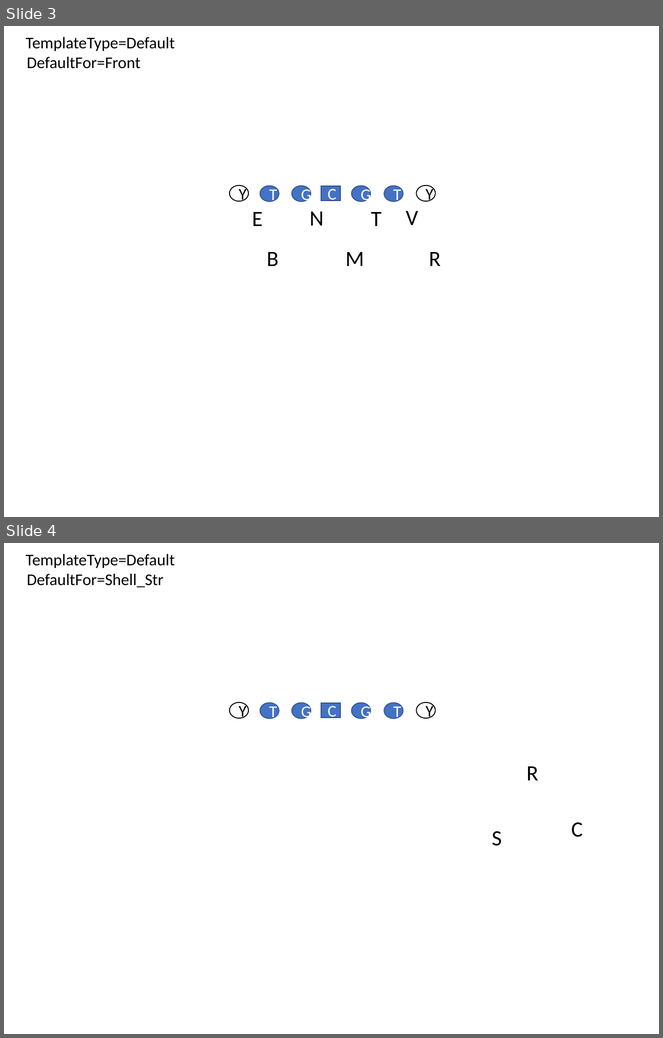
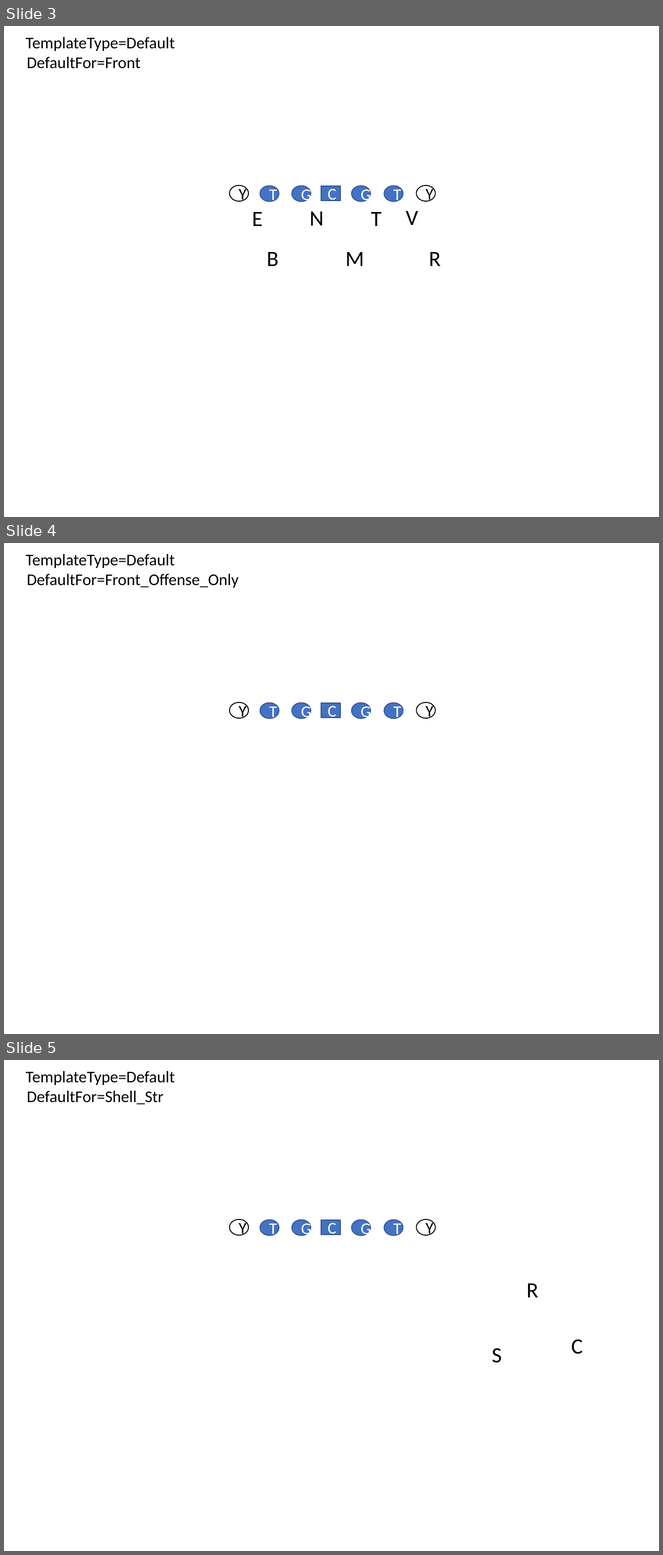
Before and after one commit to Aceplace/VBAScoutDCard, a slide deck: default_templates.pptx. Shown one above the other, each under a label of ours: slides 3 and 4 before the commit, slides 3, 4 and 5 after it. The pictures are 663x1038 and 663x1555 pixels, drawn with LibreOffice and Linux fonts; fonts in the diff are those of the drawing. Boxes give left, top, right and bottom in pixels: in the first picture for what was removed or moved away, otherwise in the second. Text is boxed around its words. In the diff, an @@ line names an element or a change of style, - is before the commit and + after.

```diff
--- a/default_templates.pptx
+++ b/default_templates.pptx
@@ slide 4 added at [4,543,659,1034], background #FFFFFF @@
@@ text added at [26,554,175,568], 18 pt, text #000000 @@
+TemplateType=Default
@@ text added at [27,574,239,588], 18 pt, text #000000 @@
+DefaultFor=Front_Offense_Only
@@ ellipse added at [229,702,248,718], fill #FFFFFF, outline #000000 1 pt, 18 pt, text #000000 @@
+Y
@@ ellipse added at [260,703,279,719], fill #4472C4, outline #325491 1 pt, 18 pt, text #FFFFFF @@
+T
@@ ellipse added at [292,703,311,719], fill #4472C4, outline #325491 1 pt, 18 pt, text #FFFFFF @@
+G
@@ rectangle added at [321,704,340,718], fill #4472C4, outline #325491 1 pt, 18 pt, text #FFFFFF @@
+C
@@ ellipse added at [352,703,371,719], fill #4472C4, outline #325491 1 pt, 18 pt, text #FFFFFF @@
+G
@@ ellipse added at [384,703,403,719], fill #4472C4, outline #325491 1 pt, 18 pt, text #FFFFFF @@
+T
@@ ellipse added at [417,702,436,718], fill #FFFFFF, outline #000000 1 pt, 18 pt, text #000000 @@
+Y
@@ what was slide 4 is now slide 5 @@
```
Also in this commit, not shown: 5 slides changed, 4 other slides added, 2 other files.
